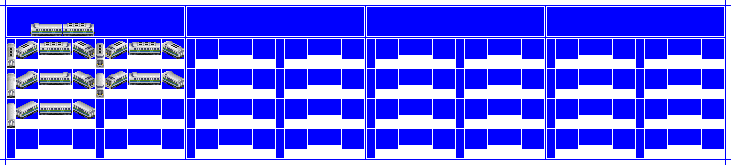
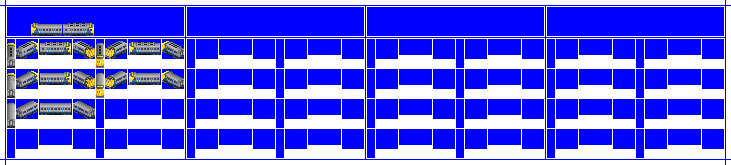
The second (731, 165) image is a revision of the first. Changes to its layers:
added layer "CC1 copy" above "Liv1" over [7, 23, 184, 126]
hid "Liv1", painted on it over [7, 23, 184, 126]